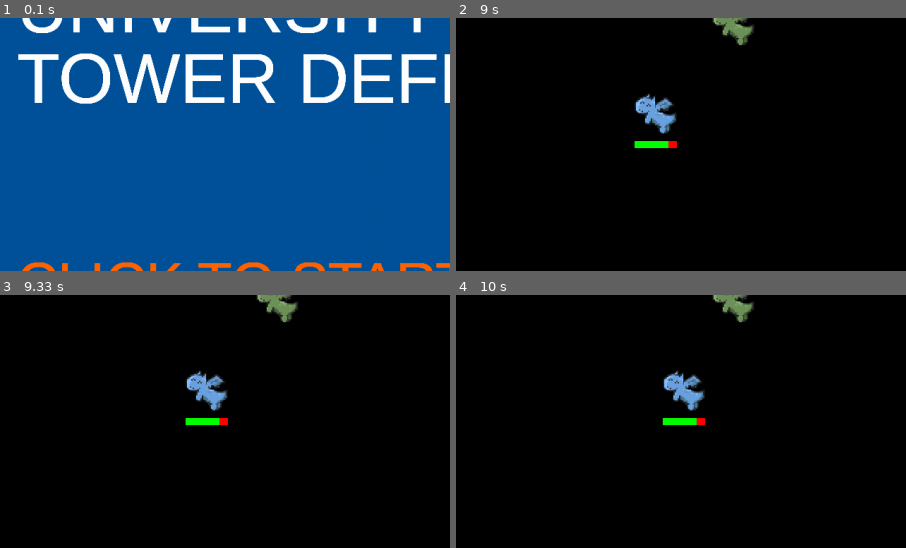
Above: before the commit, frames 1-4 (two rows, left to right).
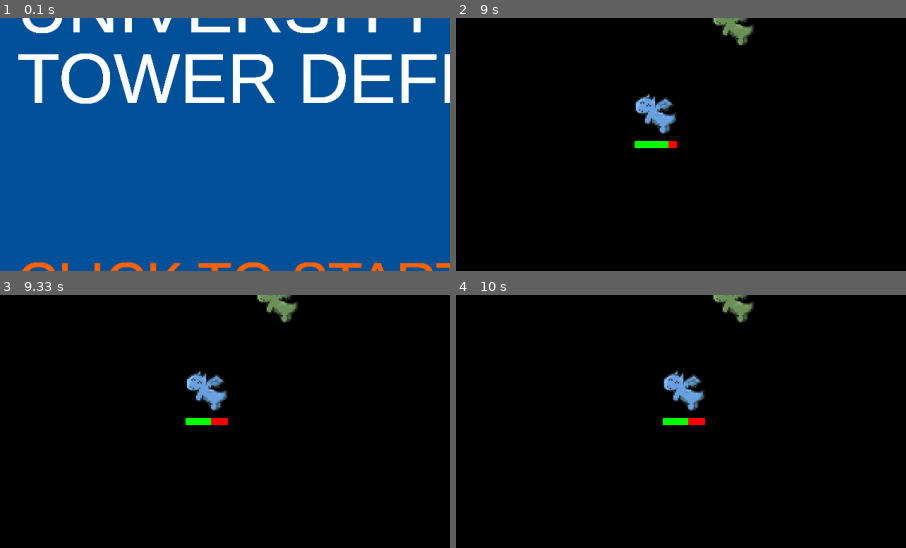
Above: after the commit, the same moments.

Repository: m-heck/SwampHacks
Game: pygame game, started from main.py
Same seed, same stepped clock (60 frames per second), same inputs: the game is played once before the commit and once after it.
Inputs (mouse positions are % of the whole screen's width and height, from its top left):
- Up to frame 1 (0.1 s): no input
- Up to frame 2 (9 s): press the mouse at (26, 51) at 0.37 s; move the mouse to (43, 61) at 0.47 s; release the mouse at (60, 72) at 0.6 s
- Up to frame 3 (9.33 s): no input
- Up to frame 4 (10 s): no input
The pictures show only the part of the screen within x 1-51%, y 38-88%; the shares and areas given below are measured in that part.

Frames 1-2 are identical in both runs. In frame 3, less than 0.1% of the frame differs, in the area x 46-49%, y 48-52%; in frame 4, less than 0.1%.

Commit message:
fixing timing

Diff:
--- a/fighter.py
+++ b/fighter.py
@@ -101,7 +101,7 @@
         self.atk = atk
         self.range = range
         self.img = GREEN_DRAGON_1
-        self.cooldown = 60
+        self.cooldown = 5
         self.cool_down_counter = 0
         self.arrows = []
         self.mask = pygame.mask.from_surface(self.img)
